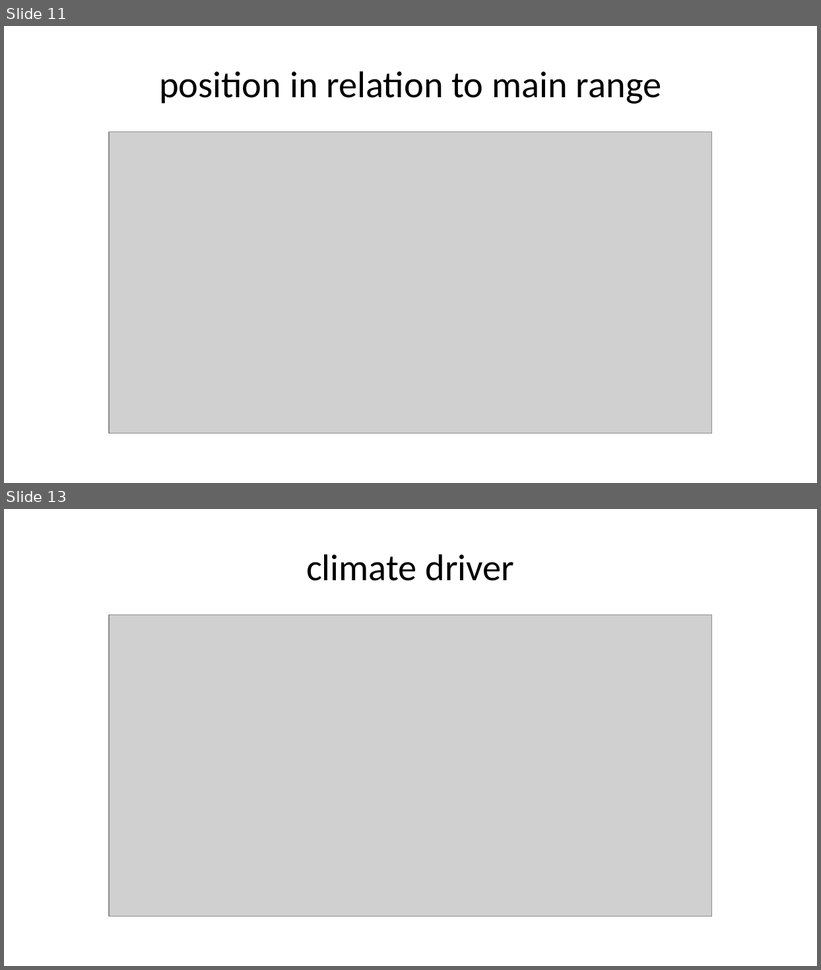
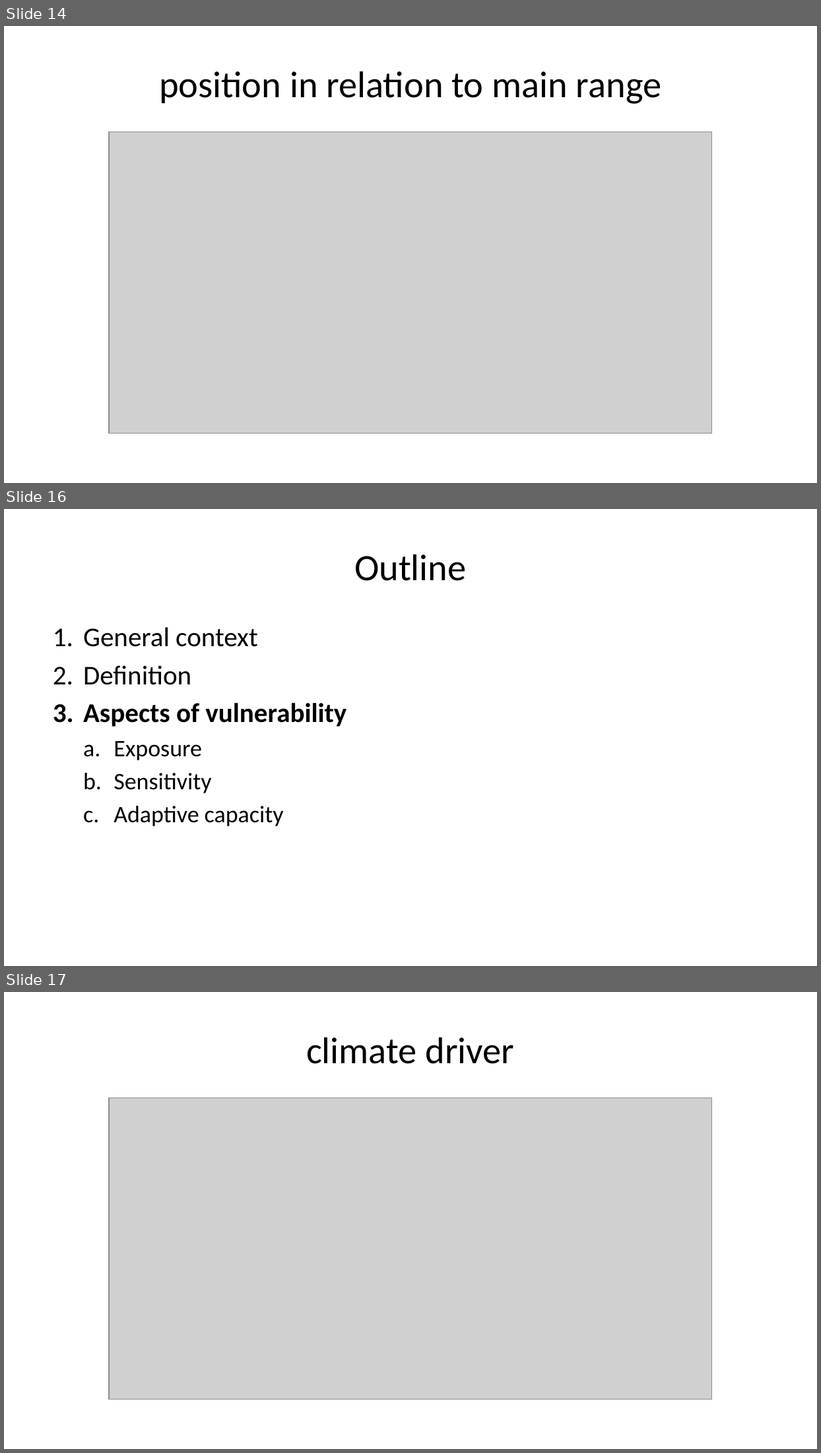
Before and after one commit to admahood/microrefugia_review, a slide deck: microrefugia_review.pptx. Shown one above the other, each under a label of ours: slides 11 and 13 before the commit, slides 14, 16 and 17 after it; the slides between them are not shown. The pictures are 821x970 and 821x1453 pixels, drawn with LibreOffice and Linux fonts; fonts in the diff are those of the drawing; grey boxes stand for pictures. Boxes give left, top, right and bottom in pixels: in the first picture for what was removed or moved away, otherwise in the second. Text is boxed around its words. In the diff, an @@ line names an element or a change of style, - is before the commit and + after.

```diff
--- a/microrefugia_review.pptx
+++ b/microrefugia_review.pptx
@@ slide 16 added at [4,509,817,966], background #FFFFFF @@
@@ title added at [354,554,466,581], 33 pt, text #000000 @@
+Outline
@@ text added at [83,627,347,826], 24 pt, text #000000 @@
+1. General context
+2. Definition
+3. Aspects of vulnerability
+  a. Exposure
+  b. Sensitivity
+  c. Adaptive capacity
@@ what was slide 11 is now slide 14 @@
@@ what was slide 13 is now slide 17 @@
```
Also in this commit, not shown: 7 other slides added, 4 slides removed, 5 other files.
